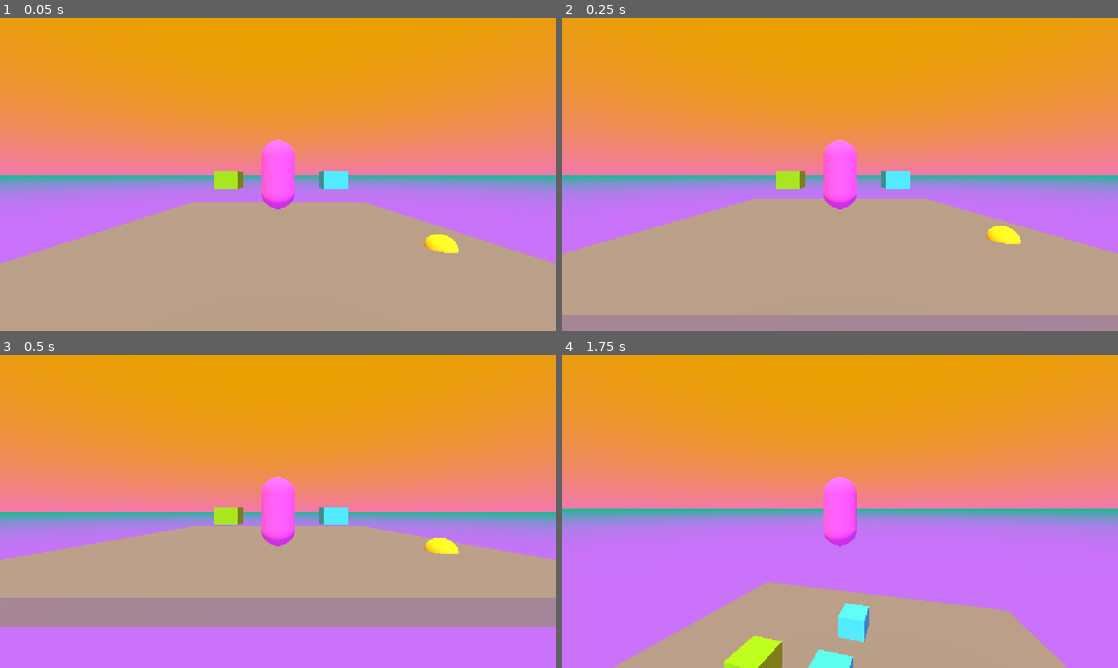
Above: before the commit, frames 1-4 (two rows, left to right).
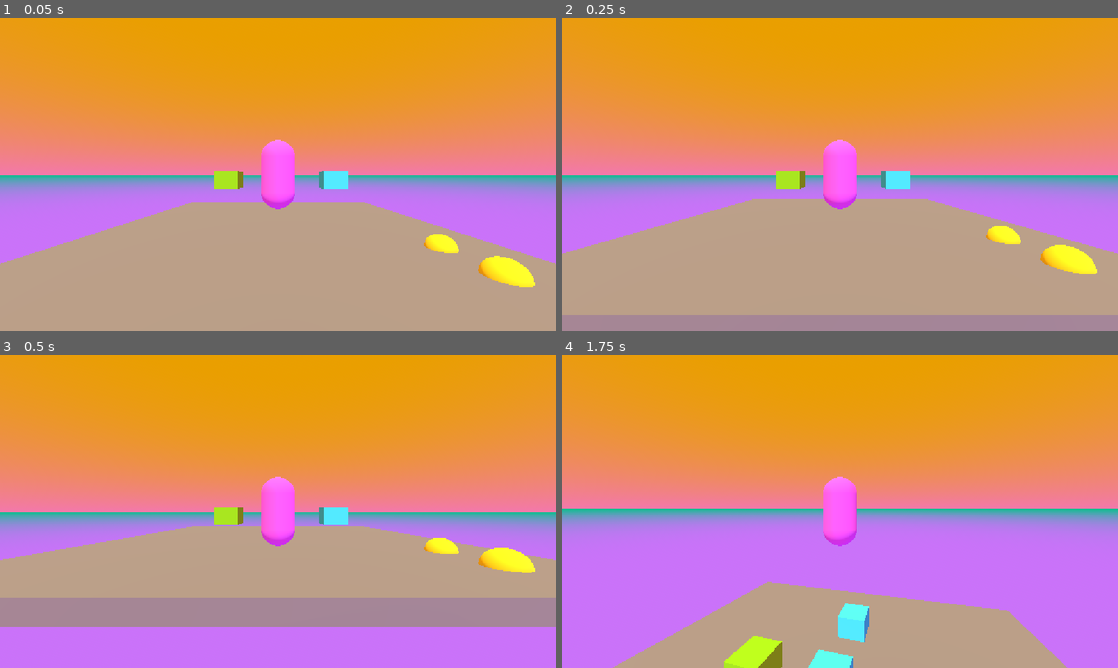
Above: after the commit, the same moments.

Repository: 17Dodecahedrons/Spieleentwicklungskurs
Game: Godot game, scene res://szenen/level_1.tscn
Two runs of this game, one before a commit and one after it. Both use one fixed random seed, a clock stepped at 60 frames per second and the inputs below.
Inputs (mouse positions are in pixels of both pictures, inside the frame that each line leads up to):
- Up to frame 1 (0.05 s): no input
- Up to frame 2 (0.25 s): no input
- Up to frame 3 (0.5 s): no input
- Up to frame 4 (1.75 s): move the mouse to (867, 511) at 0.52 s; hold W (forward) from 0.53 s (still down); tap Space (jump) at 0.6, 0.77, 1.07, 1.52, 1.55 s; move the mouse to (812, 511) at 1.27 s; tap Ctrl (crouch) at 1.35 s

The runs differ from the first frame. In frame 1, 0.7% of the frame differs, in the area x 86-97%, y 76-86%; in frame 2, 0.7%; in frame 3, 0.6%; in frame 4, nothing differs.

Commit message:
renamed staticbody3d to boden and changed jump bubble scene

Diff:
--- a/szenen/jump_bubble.tscn
+++ b/szenen/jump_bubble1.tscn
@@ -8,7 +8,7 @@
 
 [sub_resource type="SphereShape3D" id="SphereShape3D_hh2r7"]
 
-[node name="JumpBubble" type="Node3D" unique_id=833237062]
+[node name="JumpBubble1" type="Node3D" unique_id=833237062]
 
 [node name="StaticBody3D" type="StaticBody3D" parent="." unique_id=1337346715]
 collision_mask = 0
--- a/szenen/level_1.tscn
+++ b/szenen/level_1.tscn
@@ -2,7 +2,7 @@
 
 [ext_resource type="PackedScene" uid="uid://cg4s34hmgjgmg" path="res://szenen/box_1.tscn" id="1_o815p"]
 [ext_resource type="PackedScene" uid="uid://d4bvn6cx8y2ce" path="res://szenen/steve.tscn" id="2_liswp"]
-[ext_resource type="PackedScene" uid="uid://b0ng4i8ihueso" path="res://szenen/jump_bubble.tscn" id="3_041cm"]
+[ext_resource type="PackedScene" uid="uid://b0ng4i8ihueso" path="res://szenen/jump_bubble1.tscn" id="3_041cm"]
 
 [sub_resource type="BoxMesh" id="BoxMesh_g4v7s"]
 size = Vector3(17, 0.5, 17)
@@ -32,13 +32,13 @@
 
 [node name="Level1" type="Node3D" unique_id=965764355]
 
-[node name="StaticBody3D" type="StaticBody3D" parent="." unique_id=766895778]
+[node name="Boden" type="StaticBody3D" parent="." unique_id=766895778]
 collision_mask = 0
 
-[node name="MeshInstance3D" type="MeshInstance3D" parent="StaticBody3D" unique_id=237442466]
+[node name="MeshInstance3D" type="MeshInstance3D" parent="Boden" unique_id=237442466]
 mesh = SubResource("BoxMesh_g4v7s")
 
-[node name="CollisionShape3D" type="CollisionShape3D" parent="StaticBody3D" unique_id=181142735]
+[node name="CollisionShape3D" type="CollisionShape3D" parent="Boden" unique_id=181142735]
 shape = SubResource("BoxShape3D_m8f83")
 
 [node name="DirectionalLight3D" type="DirectionalLight3D" parent="." unique_id=326194472]
@@ -67,7 +67,12 @@
 [node name="WorldEnvironment" type="WorldEnvironment" parent="." unique_id=446665900]
 environment = SubResource("Environment_g4v7s")
 
-[node name="JumpBubble" parent="." unique_id=833237062 instance=ExtResource("3_041cm")]
+[node name="JumpBubbles" type="Node3D" parent="." unique_id=882562132]
+
+[node name="JumpBubble1" parent="JumpBubbles" unique_id=833237062 instance=ExtResource("3_041cm")]
 transform = Transform3D(1, 0, 0, 0, 1, 0, 0, 0, 1, 6.0542703, 0.25924516, 4.430283)
 
+[node name="JumpBubble2" parent="JumpBubbles" unique_id=1673082701 instance=ExtResource("3_041cm")]
+transform = Transform3D(1, 0, 0, 0, 1, 0, 0, 0, 1, 6.0542703, 0.25924516, 6.570498)
+
 [editable path="Boxen/Box2"]
